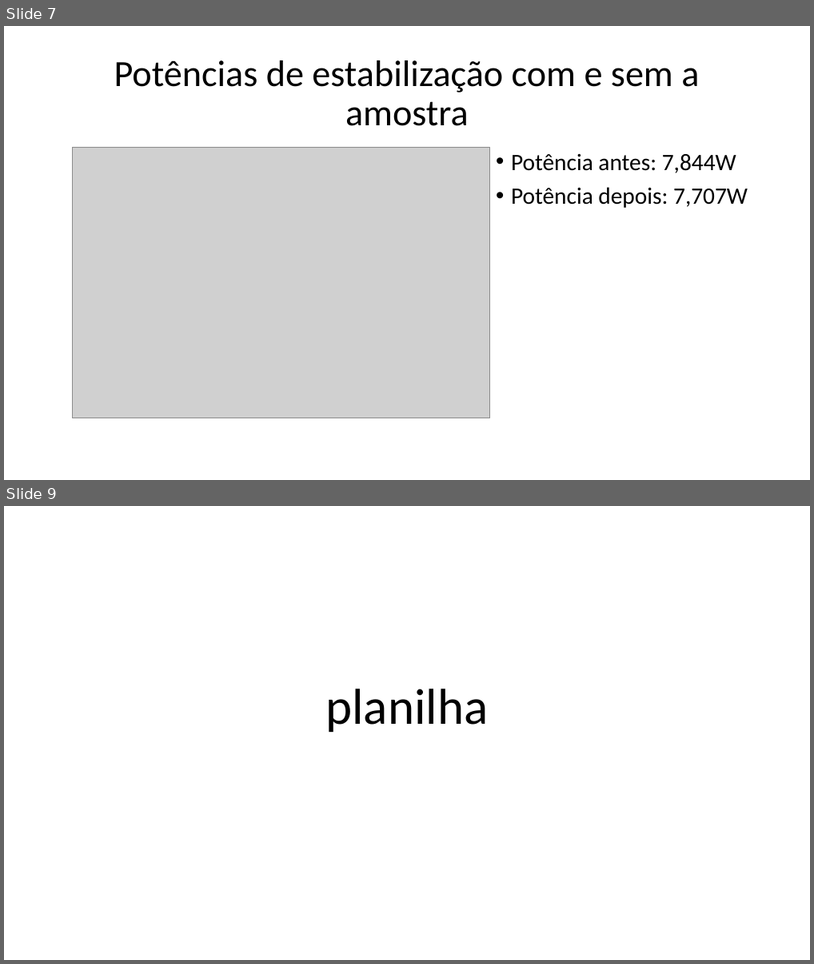
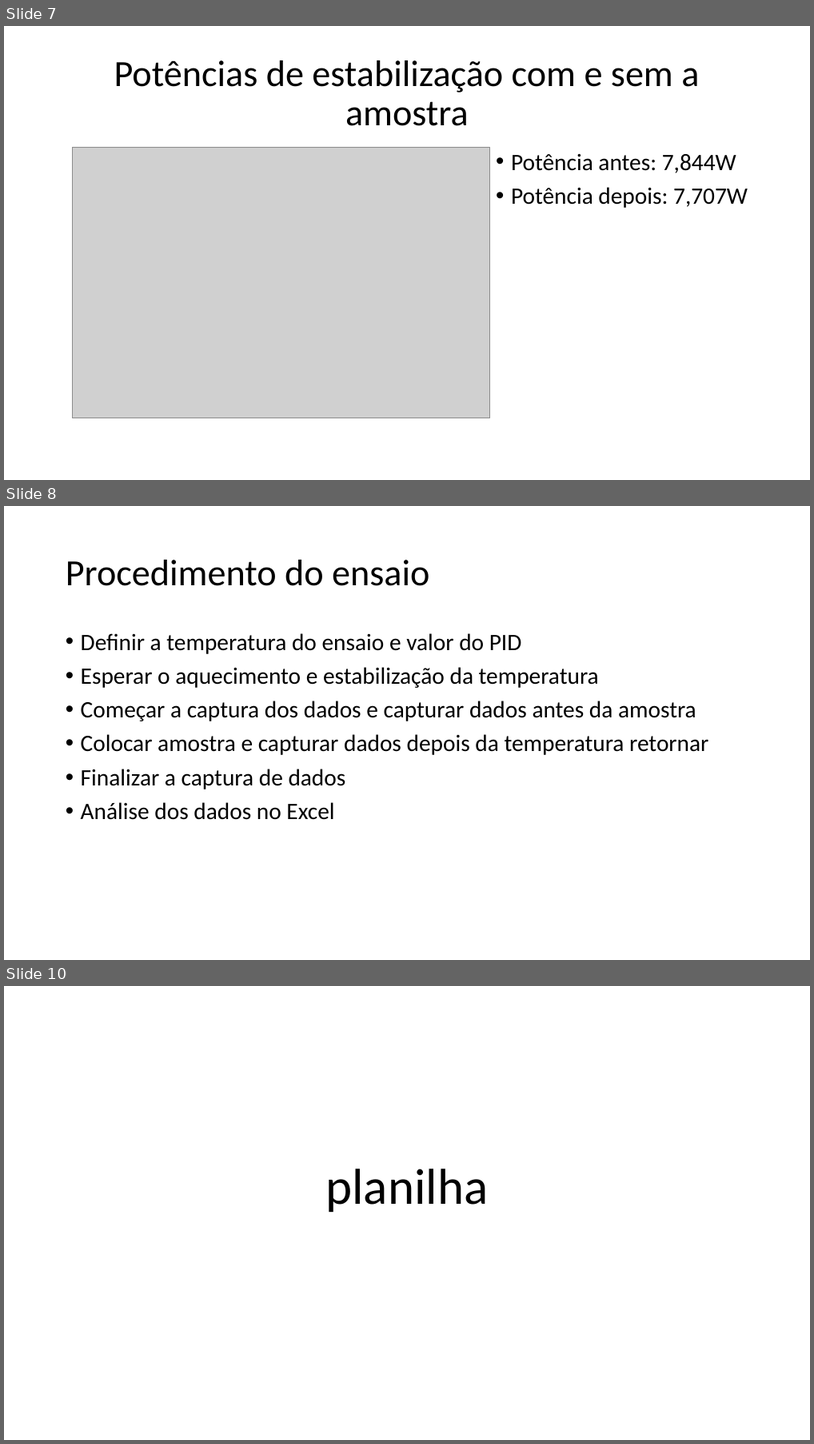
Before and after one commit to gg881/Calorimetro, a slide deck: Análises.pptx. Shown one above the other, each under a label of ours: slides 7 and 9 before the commit, slides 7, 8 and 10 after it; the slides between them are not shown. The pictures are 814x964 and 814x1444 pixels, drawn with LibreOffice and Linux fonts; fonts in the diff are those of the drawing; grey boxes stand for pictures. Boxes give left, top, right and bottom in pixels: in the first picture for what was removed or moved away, otherwise in the second. Text is boxed around its words. In the diff, an @@ line names an element or a change of style, - is before the commit and + after.

```diff
--- a/Análises.pptx
+++ b/Análises.pptx
@@ slide 8 added at (x1=4, y1=506, x2=810, y2=960), background #FFFFFF @@
@@ title added at (x1=66, y1=560, x2=430, y2=586), 44 pt, text #000000 @@
+Procedimento do ensaio
@@ text added at (x1=81, y1=633, x2=709, y2=820), 28 pt, text #000000 @@
+• Definir a temperatura do ensaio e valor do PID
+• Esperar o aquecimento e estabilização da temperatura
+• Começar a captura dos dados e capturar dados antes da amostra
+• Colocar amostra e capturar dados depois da temperatura retornar
+• Finalizar a captura de dados
+• Análise dos dados no Excel
@@ what was slide 9 is now slide 10 @@
```
Also in this commit, not shown: 12 slides changed, 9 other slides added, 1 slide removed, 37 other files.
